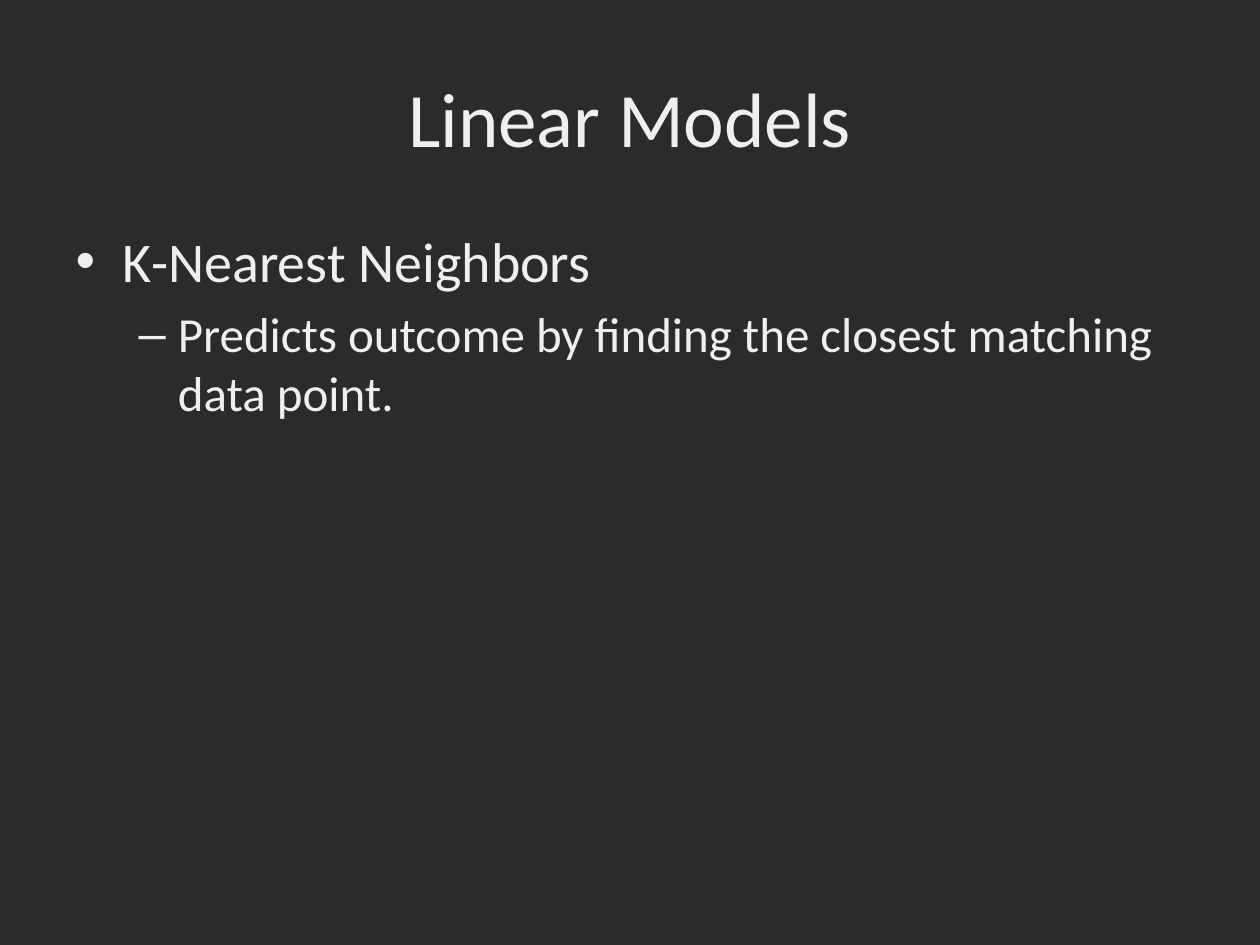
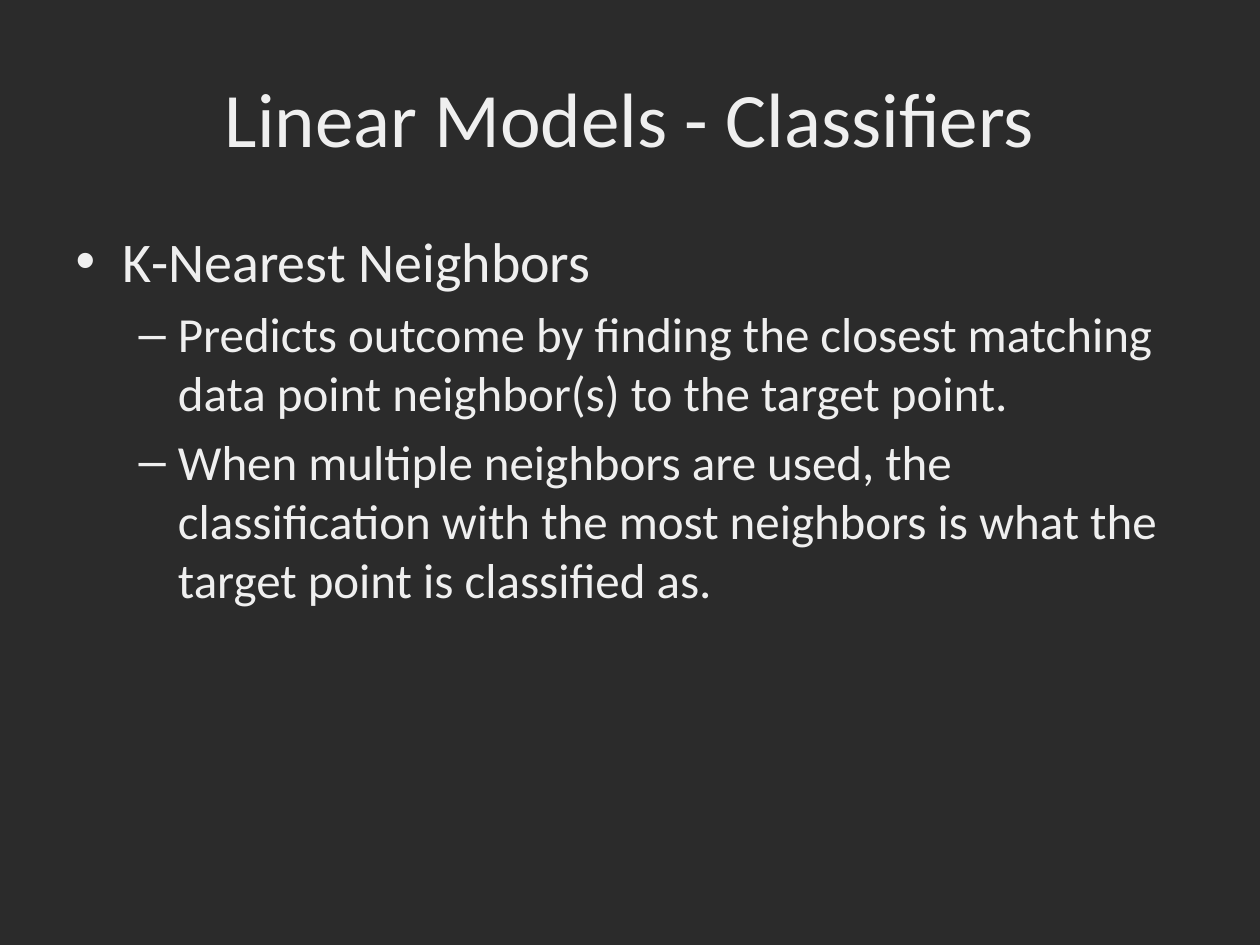
Before and after one commit to dbowmans46/PracticalProgramming, a slide deck: slide 22 of Session 7 - Python/Instructional Material/Session 7 - Python Brief Intro to Machine Learning with Scikit Learn.pptx. Drawn at 1260x945 pixels with LibreOffice and Linux fonts; fonts in the diff are those of the drawing; background and template pictures are left out; a plain dark background stands for a picture behind light text. Boxes give left, top, right and bottom in pixels: in the first picture for what was removed or moved away, otherwise in the second. Text is boxed around its words. In the diff, an @@ line names an element or a change of style, - is before the commit and + after.

Commit message:
Added descriptions for some model types.

```diff
--- a/Session 7 - Python/Instructional Material/Session 7 - Python Brief Intro to Machine Learning with Scikit Learn.pptx
+++ b/Session 7 - Python/Instructional Material/Session 7 - Python Brief Intro to Machine Learning with Scikit Learn.pptx
@@ title at (225,93,1034,148): text changed @@
-Linear Models
+Linear Models - Classifiers
@@ text at (178,318,1156,607): text changed @@
-  – Predicts outcome by finding the closest matching data point.
+  – Predicts outcome by finding the closest matching data point neighbor(s) to the target point.
+  – When multiple neighbors are used, the classification with the most neighbors is what the target point is classified as.
```
Also in this commit, not shown: 7 other slides changed, 5 slides added.
